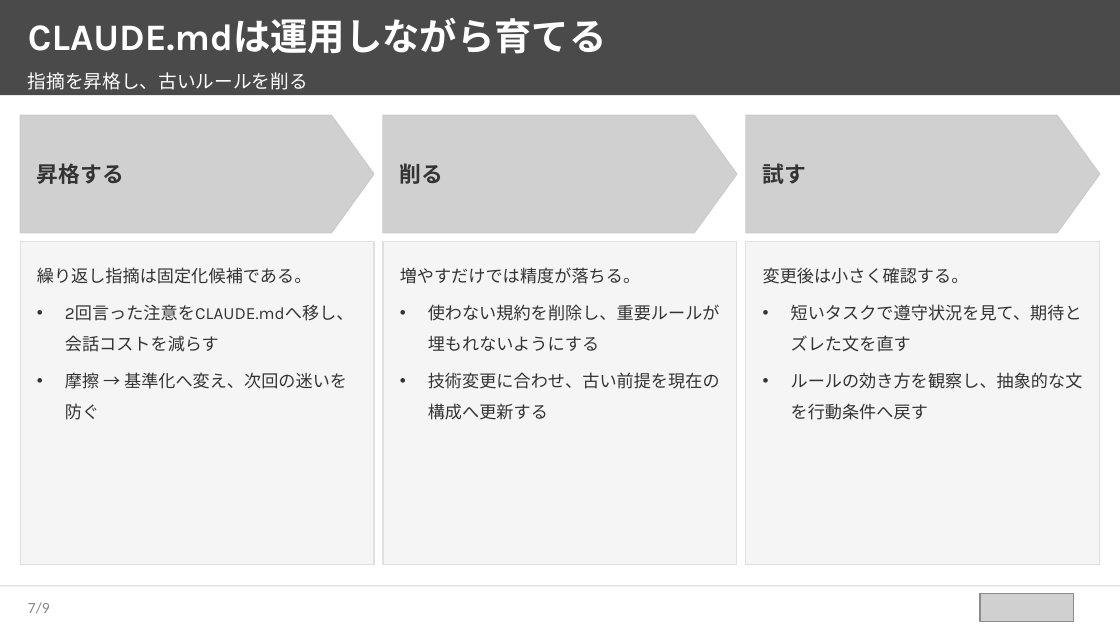
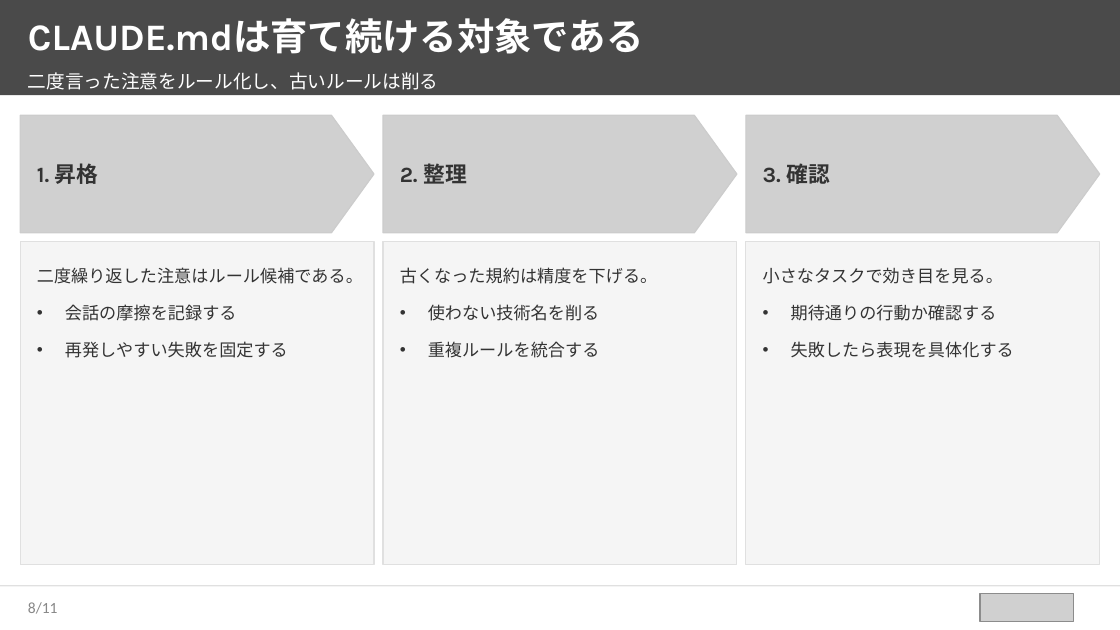
Before and after one commit to takuya109048/html2pptx, a slide deck: slide 9 of sample_source_deck.pptx (slide 8 before the commit). Drawn at 1120x630 pixels with LibreOffice and Linux fonts; fonts in the diff are those of the drawing; grey boxes stand for pictures. Boxes give left, top, right and bottom in pixels: in the first picture for what was removed or moved away, otherwise in the second. Text is boxed around its words. In the diff, an @@ line names an element or a change of style, - is before the commit and + after.

```diff
--- a/sample_source_deck.pptx
+++ b/sample_source_deck.pptx
@@ text at bbox=[28, 18, 643, 54]: text changed @@
-CLAUDE.mdは運用しながら育てる
+CLAUDE.mdは育て続ける対象である
@@ text at bbox=[28, 72, 438, 90]: text changed @@
-指摘を昇格し、古いルールを削る
+二度言った注意をルール化し、古いルールは削る
@@ text at bbox=[37, 163, 99, 184]: text changed; font Calibri to Karla @@
-昇格する
+1. 昇格
@@ text at bbox=[400, 160, 467, 188]: text changed; font Calibri to Karla @@
-削る
+2. 整理
@@ text at bbox=[763, 164, 830, 184]: text changed; font Calibri to Karla @@
-試す
+3. 確認
@@ text at bbox=[37, 267, 363, 358]: text changed @@
-繰り返し指摘は固定化候補である。
-• 2回言った注意をCLAUDE.mdへ移し、会話コストを減らす
-• 摩擦 → 基準化へ変え、次回の迷いを防ぐ
+二度繰り返した注意はルール候補である。
+• 会話の摩擦を記録する
+• 再発しやすい失敗を固定する
@@ text at bbox=[400, 267, 657, 358]: text changed @@
-増やすだけでは精度が落ちる。
-• 使わない規約を削除し、重要ルールが埋もれないようにする
-• 技術変更に合わせ、古い前提を現在の構成へ更新する
+古くなった規約は精度を下げる。
+• 使わない技術名を削る
+• 重複ルールを統合する
@@ text at bbox=[763, 267, 1014, 358]: text changed @@
-変更後は小さく確認する。
-• 短いタスクで遵守状況を見て、期待とズレた文を直す
-• ルールの効き方を観察し、抽象的な文を行動条件へ戻す
+小さなタスクで効き目を見る。
+• 期待通りの行動か確認する
+• 失敗したら表現を具体化する
@@ page number at bbox=[28, 602, 58, 614]: text changed @@
-7/9
+8/11
```
Also in this commit, not shown: 5 other slides changed, 5 slides added, 3 slides removed, 10 other files.
